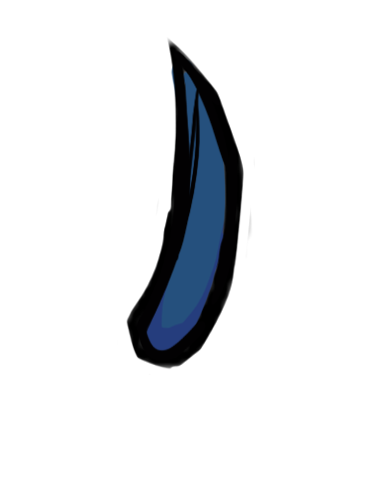
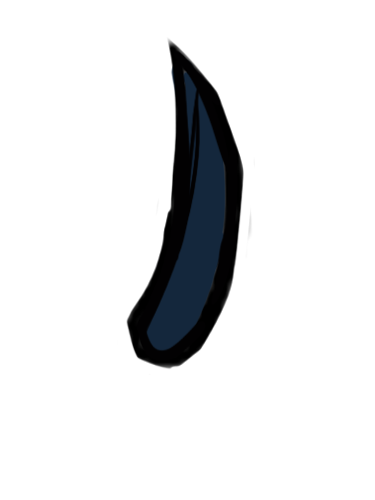
The second 375px x 500px image is a revision of the first. Changes to its layers:
added layer "Layer 3" above "Layer 2" over box(146, 60, 226, 351)
added layer "Layer 2" above "Layer 1" over box(146, 60, 226, 351)
